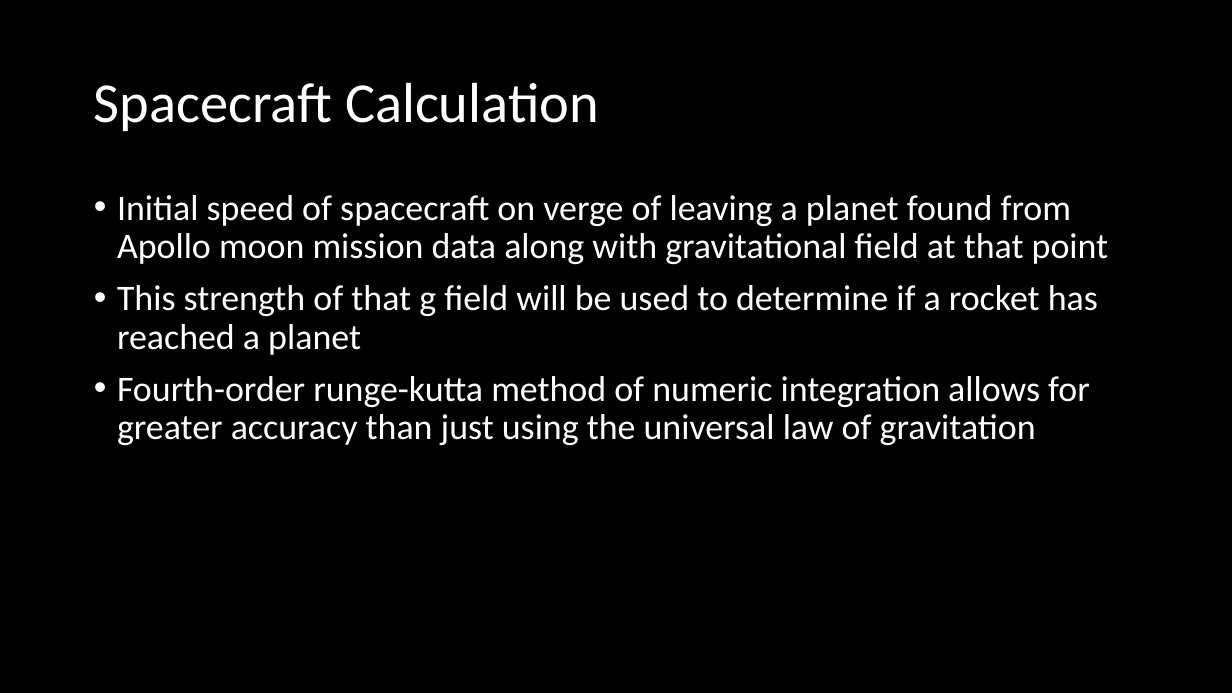
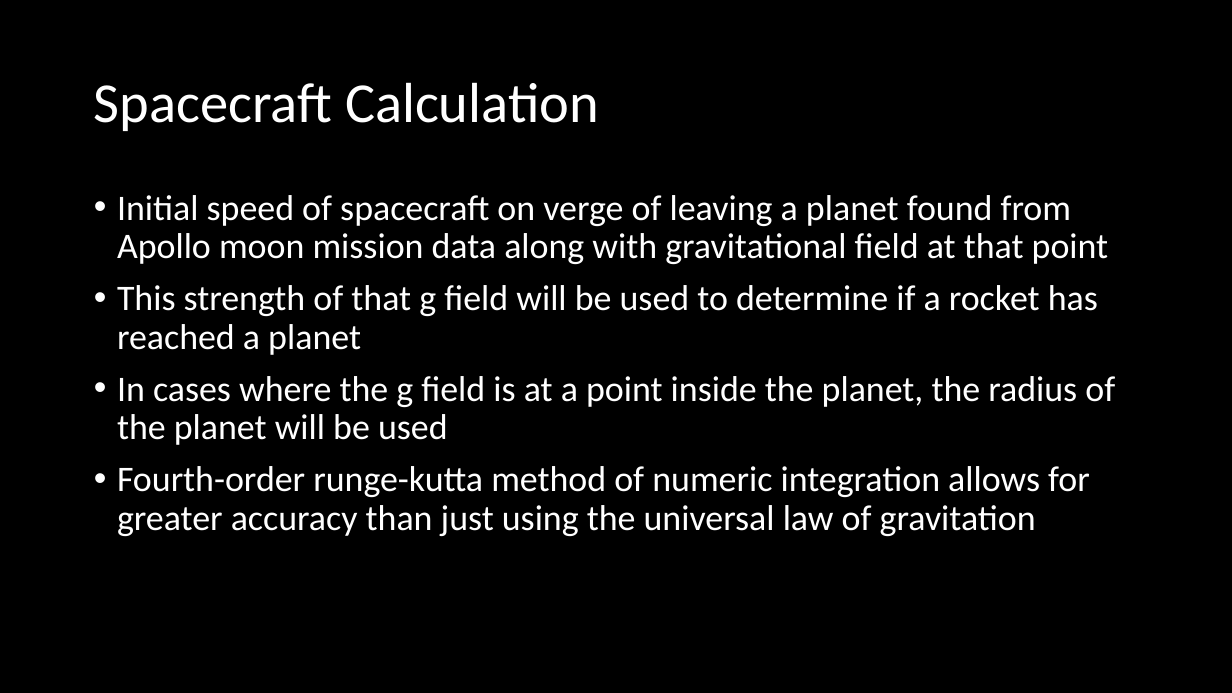
Before and after one commit to tjresearch/research-junyan, a slide deck: slide 7 of Presentation/Junyan_Peng_Presentation.pptx. Drawn at 1232x693 pixels with LibreOffice and Linux fonts; fonts in the diff are those of the drawing; background and template pictures are left out. Boxes give left, top, right and bottom in pixels: in the first picture for what was removed or moved away, otherwise in the second. Text is boxed around its words. In the diff, an @@ line names an element or a change of style, - is before the commit and + after.

```diff
--- a/Presentation/Junyan_Peng_Presentation.pptx
+++ b/Presentation/Junyan_Peng_Presentation.pptx
@@ text at [117, 376, 1115, 445]: paragraph added @@
+• In cases where the g field is at a point inside the planet, the radius of the planet will be used
```
Also in this commit, not shown: 2 other slides changed, 3 slides added, 6 other files.
